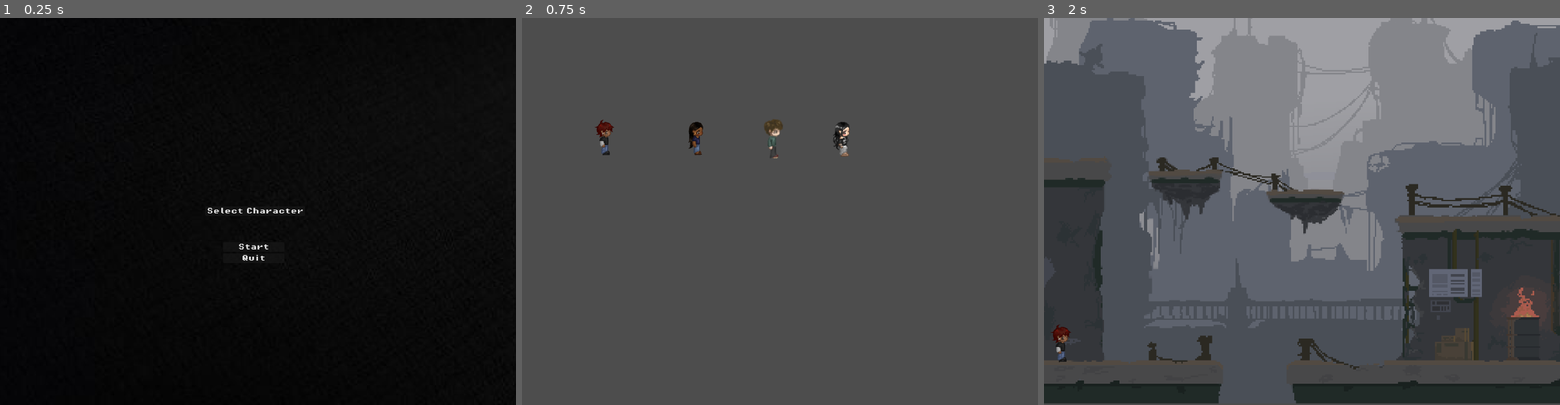
Above: before the commit, frames 1-3 (left to right).
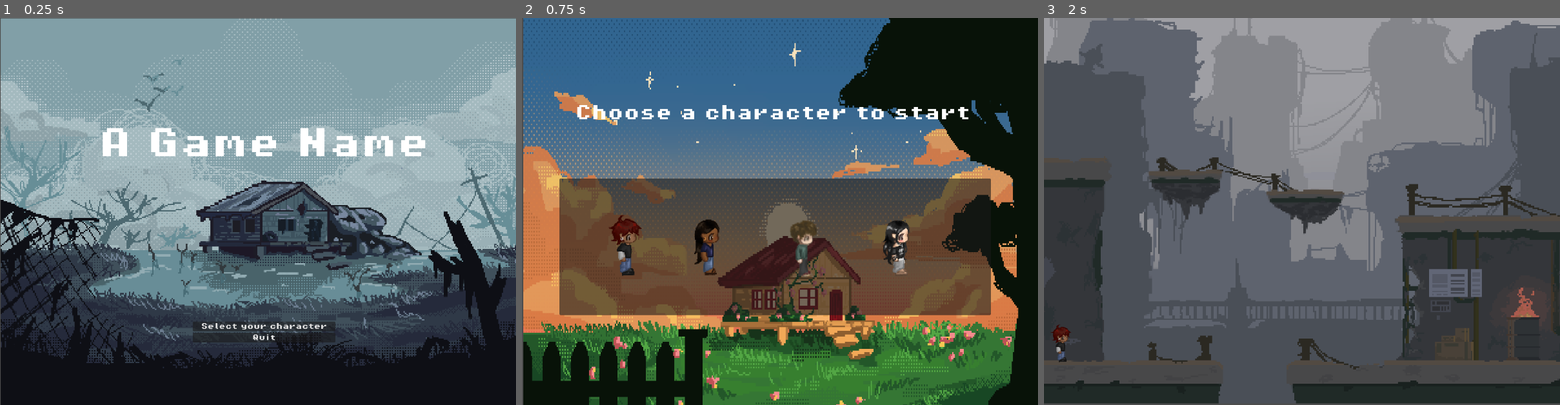
Above: after the commit, the same moments.

Repository: darelroa/GameJam1
Game: Godot game, scene res://scences/menu/menu.tscn
Two runs of this game, one before a commit and one after it. Both use one fixed random seed, a clock stepped at 60 frames per second and the inputs below.
Inputs (mouse positions are in pixels of both pictures, inside the frame that each line leads up to; where the layout moved, square brackets give the same spot in the first picture):
- Up to frame 1 (0.25 s): no input
- Up to frame 2 (0.75 s): click "Select Character" (after the commit: "Select your character") at 0.5 s
- Up to frame 3 (2 s): click (1147, 246) [1126, 137] at 1.25 s

The runs differ from the first frame. In frame 1, 81% of the frame differs, in the area x 0-100%, y 0-100%; in frame 2, 90%; in frame 3, nothing differs.

Commit message:
Made menu look nicer lol

Diff:
--- a/scences/menu/character_selection.tscn
+++ b/scences/menu/character_selection.tscn
@@ -1,10 +1,18 @@
 [gd_scene format=3 uid="uid://dgghmd5sblvw1"]
 
-[ext_resource type="Script" path="res://scences/menu/character_selection.gd" id="1_d8sua"]
+[ext_resource type="Script" uid="uid://4uqa5s7vvkoj" path="res://scences/menu/character_selection.gd" id="1_d8sua"]
 [ext_resource type="Texture2D" uid="uid://bd4ua5hy6dysj" path="res://assets/sprites/playercharacter1/IMG_2365.PNG" id="1_onfso"]
+[ext_resource type="Texture2D" uid="uid://c5gj8ea666hb6" path="res://assets/sprites/endingscene.png" id="2_ibs3w"]
 [ext_resource type="Texture2D" uid="uid://cshw2xu1wx1m" path="res://assets/sprites/playercharacter2/IMG_2360.PNG" id="2_u7jcg"]
 [ext_resource type="Texture2D" uid="uid://bn4ocx20dljvc" path="res://assets/sprites/playercharacter4/IMG_2349.PNG" id="3_d8sua"]
+[ext_resource type="FontFile" uid="uid://dysj28cm65uu0" path="res://assets/fonts/PixelOperator8-Bold.ttf" id="3_mi76i"]
 [ext_resource type="Texture2D" uid="uid://2071sb10qxxm" path="res://assets/sprites/playercharacter3/IMG_0685.png" id="4_snomk"]
+
+[sub_resource type="Gradient" id="Gradient_70cdu"]
+colors = PackedColorArray(0, 0, 0, 0, 0, 0, 0, 0)
+
+[sub_resource type="GradientTexture1D" id="GradientTexture1D_wwxjs"]
+gradient = SubResource("Gradient_70cdu")
 
 [node name="character_selection" type="Control" unique_id=549122944]
 layout_mode = 3
@@ -13,46 +21,75 @@
 offset_bottom = 40.0
 script = ExtResource("1_d8sua")
 
-[node name="player1button" type="Button" parent="." unique_id=1922218904]
+[node name="Sprite2D" type="Sprite2D" parent="." unique_id=1248001279]
+position = Vector2(644, 652)
+scale = Vector2(3.2059247, 4.4366665)
+texture = ExtResource("2_ibs3w")
+
+[node name="Label" type="Label" parent="." unique_id=831686698]
 layout_mode = 0
-offset_left = 144.0
-offset_top = 239.0
-offset_right = 266.0
-offset_bottom = 360.0
+offset_left = 132.0
+offset_top = 216.0
+offset_right = 1112.0
+offset_bottom = 256.0
+theme_override_fonts/font = ExtResource("3_mi76i")
+theme_override_font_sizes/font_size = 40
+text = "Choose a character to start"
+
+[node name="Panel" type="Panel" parent="." unique_id=91910824]
+layout_mode = 0
+offset_left = 93.0
+offset_top = 398.0
+offset_right = 1163.0
+offset_bottom = 737.0
+
+[node name="HBoxContainer" type="HBoxContainer" parent="Panel" unique_id=515358961]
+layout_mode = 1
+anchors_preset = 8
+anchor_left = 0.5
+anchor_top = 0.5
+anchor_right = 0.5
+anchor_bottom = 0.5
+offset_left = -472.0
+offset_top = -130.5
+offset_right = 493.0
+offset_bottom = 135.0
+grow_horizontal = 2
+grow_vertical = 2
+
+[node name="player1button" type="Button" parent="Panel/HBoxContainer" unique_id=1922218904]
+custom_minimum_size = Vector2(200, 0)
+layout_mode = 2
 icon = ExtResource("1_onfso")
 flat = true
 expand_icon = true
 
-[node name="player2button" type="Button" parent="." unique_id=117081729]
-layout_mode = 0
-offset_left = 371.0
-offset_top = 238.0
-offset_right = 495.0
-offset_bottom = 360.0
+[node name="player2button" type="Button" parent="Panel/HBoxContainer" unique_id=117081729]
+custom_minimum_size = Vector2(200, 0)
+layout_mode = 2
 icon = ExtResource("2_u7jcg")
 flat = true
 expand_icon = true
 
-[node name="player3button" type="Button" parent="." unique_id=531849230]
-layout_mode = 0
-offset_left = 570.0
-offset_top = 246.0
-offset_right = 678.0
-offset_bottom = 354.0
-icon = ExtResource("4_snomk")
+[node name="player3button" type="Button" parent="Panel/HBoxContainer" unique_id=531849230]
+custom_minimum_size = Vector2(200, 0)
+layout_mode = 2
+icon = SubResource("GradientTexture1D_wwxjs")
 flat = true
 
-[node name="player4button" type="Button" parent="." unique_id=530676167]
-layout_mode = 0
-offset_left = 731.0
-offset_top = 236.0
-offset_right = 860.0
-offset_bottom = 364.0
+[node name="Img0685" type="Sprite2D" parent="Panel/HBoxContainer/player3button" unique_id=1005873664]
+position = Vector2(135, 135)
+scale = Vector2(1.4199995, 1.4199994)
+texture = ExtResource("4_snomk")
+
+[node name="player4button" type="Button" parent="Panel/HBoxContainer" unique_id=530676167]
+custom_minimum_size = Vector2(200, 0)
+layout_mode = 2
 icon = ExtResource("3_d8sua")
 flat = true
 expand_icon = true
 
-[connection signal="pressed" from="player1button" to="." method="_on_player_1_button_pressed"]
-[connection signal="pressed" from="player2button" to="." method="_on_player_2_button_pressed"]
-[connection signal="pressed" from="player3button" to="." method="_on_player_3_button_pressed"]
-[connection signal="pressed" from="player4button" to="." method="_on_player_4_button_pressed"]
+[connection signal="pressed" from="Panel/HBoxContainer/player1button" to="." method="_on_player_1_button_pressed"]
+[connection signal="pressed" from="Panel/HBoxContainer/player2button" to="." method="_on_player_2_button_pressed"]
+[connection signal="pressed" from="Panel/HBoxContainer/player3button" to="." method="_on_player_3_button_pressed"]
+[connection signal="pressed" from="Panel/HBoxContainer/player4button" to="." method="_on_player_4_button_pressed"]
--- a/scences/menu/menu.tscn
+++ b/scences/menu/menu.tscn
@@ -2,7 +2,7 @@
 
 [ext_resource type="Script" uid="uid://dsswfua26txdv" path="res://scripts/menu/menu.gd" id="1_myahl"]
 [ext_resource type="FontFile" uid="uid://dysj28cm65uu0" path="res://assets/fonts/PixelOperator8-Bold.ttf" id="1_xsg5i"]
-[ext_resource type="Texture2D" uid="uid://dj37v1rnev0au" path="res://assets/sprites/black_background.jpg" id="2_fejg2"]
+[ext_resource type="Texture2D" uid="uid://gclscrtnbgtr" path="res://assets/sprites/leveldesign/openingscenebackground.png" id="2_fejg2"]
 
 [node name="Menu" type="Control" unique_id=1293454851]
 layout_mode = 3
@@ -14,24 +14,34 @@
 script = ExtResource("1_myahl")
 
 [node name="BlackBackground" type="Sprite2D" parent="." unique_id=1837210249]
-position = Vector2(825.7772, 498.25003)
-scale = Vector2(3.0157144, 3.0157144)
+position = Vector2(644.54755, 483.16068)
+scale = Vector2(3.2122617, 3.2122622)
 texture = ExtResource("2_fejg2")
+
+[node name="Label" type="Label" parent="." unique_id=1460029382]
+layout_mode = 0
+offset_left = 245.0
+offset_top = 273.0
+offset_right = 1065.0
+offset_bottom = 377.0
+theme_override_fonts/font = ExtResource("1_xsg5i")
+theme_override_font_sizes/font_size = 80
+text = "A Game Name"
 
 [node name="VBoxContainer" type="VBoxContainer" parent="." unique_id=1769072947]
 layout_mode = 0
-offset_left = 553.0
-offset_top = 556.0
-offset_right = 706.4516
-offset_bottom = 623.0
+offset_left = 478.0
+offset_top = 753.0
+offset_right = 832.0
+offset_bottom = 820.0
 
-[node name="StartButton" type="Button" parent="VBoxContainer" unique_id=1355125967]
+[node name="CharacterButton" type="Button" parent="VBoxContainer" unique_id=2083584559]
 layout_mode = 2
 theme_override_colors/font_color = Color(0.875, 0.875, 0.875, 1)
 theme_override_colors/font_hover_color = Color(0.36078432, 0.99607843, 1, 1)
 theme_override_colors/font_hover_pressed_color = Color(0.36078432, 0.99607843, 1, 1)
 theme_override_fonts/font = ExtResource("1_xsg5i")
-text = "Start"
+text = "Select your character"
 
 [node name="QuitButton" type="Button" parent="VBoxContainer" unique_id=133739451]
 layout_mode = 2
@@ -41,21 +51,5 @@
 theme_override_fonts/font = ExtResource("1_xsg5i")
 text = "Quit"
 
-[node name="VBoxContainer2" type="VBoxContainer" parent="." unique_id=971469378]
-layout_mode = 0
-offset_left = 509.0
-offset_top = 467.0
-offset_right = 757.0
-offset_bottom = 507.0
-
-[node name="CharacterButton" type="Button" parent="VBoxContainer2" unique_id=2083584559]
-layout_mode = 2
-theme_override_colors/font_color = Color(0.875, 0.875, 0.875, 1)
-theme_override_colors/font_hover_color = Color(0.36078432, 0.99607843, 1, 1)
-theme_override_colors/font_hover_pressed_color = Color(0.36078432, 0.99607843, 1, 1)
-theme_override_fonts/font = ExtResource("1_xsg5i")
-text = "Select Character"
-
-[connection signal="pressed" from="VBoxContainer/StartButton" to="." method="_on_start_button_pressed"]
+[connection signal="pressed" from="VBoxContainer/CharacterButton" to="." method="_on_character_button_pressed"]
 [connection signal="pressed" from="VBoxContainer/QuitButton" to="." method="_on_quit_button_pressed"]
-[connection signal="pressed" from="VBoxContainer2/CharacterButton" to="." method="_on_character_button_pressed"]
--- a/scences/portal.tscn
+++ b/scences/portal.tscn
@@ -1,6 +1,5 @@
 [gd_scene format=3 uid="uid://brckopgwwyx8y"]
 
-[ext_resource type="Script" path="res://scripts/portal.gd" id="1_grujp"]
 [ext_resource type="Texture2D" uid="uid://btlrfmyxroe4i" path="res://assets/sprites/objects/IMG_0694.PNG" id="2_1m71y"]
 [ext_resource type="FontFile" uid="uid://bjba4tjgngw1x" path="res://assets/fonts/PixelOperator8.ttf" id="3_ao41h"]
 
@@ -9,7 +8,6 @@
 
 [node name="Portal" type="Area2D" unique_id=1329248294]
 position = Vector2(-7, -14)
-script = ExtResource("1_grujp")
 
 [node name="Sprite2D" type="Sprite2D" parent="." unique_id=1686311727]
 position = Vector2(-4.2500305, 1.25)
